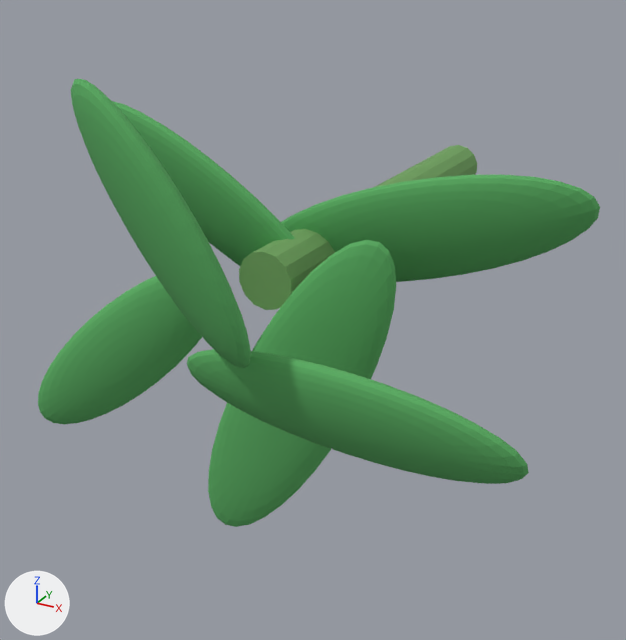
A saved change to the glTF model assets/visual/potato_haulm.glb.
The view is the same before and after, from a 50 mm camera at (0.251, -0.718, 0.181) aimed at (-0.004, -0.254, -0.051). The lights are fixed; the arrows at lower left show +X, +Y and +Z. The first picture is the older version. Where no turn or scale is listed for an object, it has been applied to the vertices.

Names of what the first picture shows: 'potato_haulm_main_stem', 'potato_leaf_0', 'potato_leaf_1', 'potato_leaf_2', 'potato_leaf_3', 'potato_leaf_4', 'potato_leaf_5'.
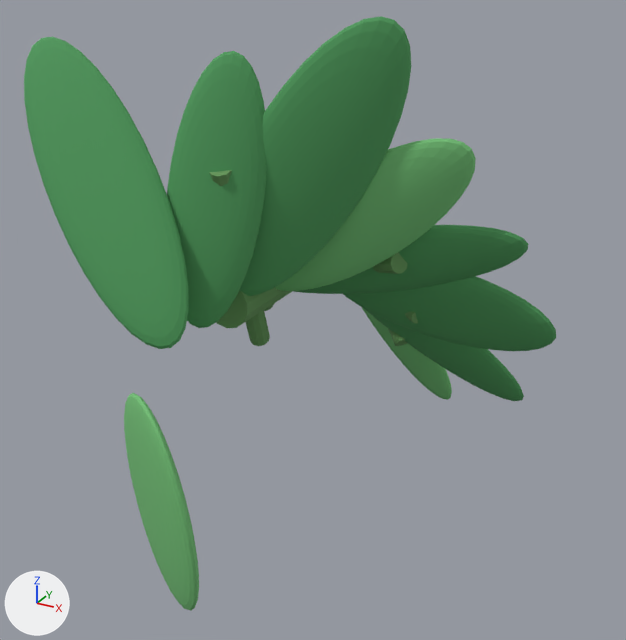
Changed parts and their boxes (x1, y1, x2, y2) in the pictures (626 x 640 px):
'leaf_7', added (green): after (24, 37, 189, 349)
'leaf_5', added (green): after (239, 16, 411, 296)
'potato_leaf_4', moved, turned, rescaled: before (38, 276, 202, 424); after (275, 139, 476, 291)
'potato_leaf_3', deleted (green): before (187, 349, 529, 484)
'potato_leaf_0', deleted (green): before (281, 175, 600, 282)
'potato_leaf_2', deleted (green): before (208, 240, 396, 527)
'leaf_6', added (green): after (167, 51, 266, 328)
'potato_leaf_1', moved, turned, rescaled: before (112, 101, 295, 266); after (343, 276, 556, 351)
'potato_leaf_5', deleted (green): before (71, 79, 251, 368)
'leaf_8', added (green): after (124, 393, 199, 610)
'leaf_3', added (green): after (294, 225, 528, 294)
'potato_haulm_main_stem', deleted (green): before (239, 145, 477, 310)
'leaf_1', added (green): after (365, 309, 524, 401)
'leaf_0', added (green): after (362, 307, 452, 400)
'main_stem', added (green): after (216, 288, 292, 328)
'branch_4', added: after (209, 170, 270, 346)
'branch_2', added (green): after (373, 252, 408, 274)
'branch_0', added: after (388, 329, 407, 346)
'branch_1', added (mostly hidden): after (405, 312, 418, 323)
'branch_3', added (mostly hidden): after (264, 303, 275, 311)

The change, as a diff of the scene's bpy script:
```diff
--- a/assets/visual/potato_haulm.glb.py
+++ b/assets/visual/potato_haulm.glb.py
@@ ob_potato_haulm_main_stem @@
-ob_potato_haulm_main_stem = bpy.data.objects.new('potato_haulm_main_stem', me_cylinder)
@@ ob_potato_leaf_0 @@
-ob_potato_leaf_0 = bpy.data.objects.new('potato_leaf_0', me_sphere)
@@ ob_potato_leaf_1 @@
 ob_potato_leaf_1 = bpy.data.objects.new('potato_leaf_1', me_sphere_001)
-ob_potato_leaf_1.location = (-0.055, -0.29, 0.03)
-ob_potato_leaf_1.rotation_euler = (0.463, 0.641, 0.188)  # degrees (27, 37, 11)
-ob_potato_leaf_1.scale = (0.095, 0.01, 0.032)
+ob_potato_leaf_1.location = (0.088, -0.272, -0.0133)
+ob_potato_leaf_1.rotation_euler = (0.468, 0.149, 0.121)  # degrees (27, 8.5, 6.9)
+ob_potato_leaf_1.scale = (0.07, 0.007, 0.032)
@@ ob_potato_leaf_2 @@
-ob_potato_leaf_2 = bpy.data.objects.new('potato_leaf_2', me_sphere_002)
@@ ob_potato_leaf_3 @@
-ob_potato_leaf_3 = bpy.data.objects.new('potato_leaf_3', me_sphere_003)
@@ ob_potato_leaf_4 @@
 ob_potato_leaf_4 = bpy.data.objects.new('potato_leaf_4', me_sphere_004)
-ob_potato_leaf_4.location = (-0.075, -0.36, -0.045)
-ob_potato_leaf_4.rotation_euler = (0.212, -0.74, 0.204)  # degrees (12, -42, 12)
-ob_potato_leaf_4.scale = (0.085, 0.01, 0.028)
+ob_potato_leaf_4.location = (0.0613, -0.324, 0.0466)
+ob_potato_leaf_4.rotation_euler = (0.359, -0.645, 0.15)  # degrees (21, -37, 8.6)
+ob_potato_leaf_4.scale = (0.07, 0.007, 0.028)
@@ ob_potato_leaf_5 @@
-ob_potato_leaf_5 = bpy.data.objects.new('potato_leaf_5', me_sphere_005)
@@ ob_leaf_8 @@
+ob_leaf_8 = bpy.data.objects.new('leaf_8', me_sphere_008)  # 482 vertices, 960 faces; spans x -0.0289..0.0289, y -0.0173..0.0173, z -0.0695..0.0695; in mat_kartoffel_blatt_hell (green #76c479)
+ob_leaf_8.location = (0.0019, -0.428, -0.089)
@@ ob_leaf_7 @@
+ob_leaf_7 = bpy.data.objects.new('leaf_7', me_sphere_007)  # 482 vertices, 960 faces; spans x -0.0463..0.0463, y -0.0181..0.0181, z -0.071..0.071; in mat_kartoffel_blatt (green #509e5d)
+ob_leaf_7.location = (-0.0389, -0.402, 0.0665)
@@ ob_leaf_6 @@
+ob_leaf_6 = bpy.data.objects.new('leaf_6', me_sphere_006)  # 482 vertices, 960 faces; spans x -0.0231..0.0231, y -0.0147..0.0147, z -0.069..0.069; in mat_kartoffel_blatt (green #509e5d)
+ob_leaf_6.location = (0.0078, -0.376, 0.0645)
@@ ob_leaf_5 @@
+ob_leaf_5 = bpy.data.objects.new('leaf_5', me_sphere_005_1)  # 482 vertices, 960 faces; spans x -0.0465..0.0465, y -0.0197..0.0197, z -0.0723..0.0723; in mat_kartoffel_blatt (green #509e5d)
+ob_leaf_5.location = (0.0443, -0.35, 0.0772)
@@ ob_leaf_3 @@
+ob_leaf_3 = bpy.data.objects.new('leaf_3', me_sphere_003_1)  # 482 vertices, 960 faces; spans x -0.079..0.079, y -0.017..0.017, z -0.029..0.029; in mat_kartoffel_blatt (green #509e5d)
+ob_leaf_3.location = (0.063, -0.298, 0.0161)
@@ ob_leaf_1 @@
+ob_leaf_1 = bpy.data.objects.new('leaf_1', me_sphere_001_1)  # 482 vertices, 960 faces; spans x -0.0708..0.0708, y -0.0181..0.0181, z -0.0469..0.0469; in mat_kartoffel_blatt (green #509e5d)
+ob_leaf_1.location = (0.0656, -0.246, -0.0402)
@@ ob_leaf_0 @@
+ob_leaf_0 = bpy.data.objects.new('leaf_0', me_sphere_1)  # 482 vertices, 960 faces; spans x -0.0444..0.0444, y -0.0147..0.0147, z -0.0577..0.0577; in mat_kartoffel_blatt_hell (green #76c479)
+ob_leaf_0.location = (0.0378, -0.22, -0.0529)
@@ ob_branch_4 @@
+ob_branch_4 = bpy.data.objects.new('branch_4', me_cylinder_005)  # 20 vertices, 36 faces; spans x -0.0138..0.0138, y -0.0332..0.0332, z -0.0608..0.0608; in mat_kartoffel_staengel (green #659759)
+ob_branch_4.location = (0.0049, -0.35, 0.022)
@@ ob_branch_3 @@
+ob_branch_3 = bpy.data.objects.new('branch_3', me_cylinder_004)  # 20 vertices, 36 faces; spans x -0.0419..0.0419, y -0.0332..0.0332, z -0.0498..0.0498; in mat_kartoffel_staengel (green #659759)
+ob_branch_3.location = (0.0157, -0.315, 0.0161)
@@ ob_branch_2 @@
+ob_branch_2 = bpy.data.objects.new('branch_2', me_cylinder_003)  # 20 vertices, 36 faces; spans x -0.0593..0.0593, y -0.0332..0.0332, z -0.0222..0.0222; in mat_kartoffel_staengel (green #659759)
+ob_branch_2.location = (0.0221, -0.28, 0.0045)
@@ ob_branch_1 @@
+ob_branch_1 = bpy.data.objects.new('branch_1', me_cylinder_002)  # 20 vertices, 36 faces; spans x -0.0596..0.0596, y -0.0332..0.0332, z -0.0211..0.0211; in mat_kartoffel_staengel (green #659759)
+ob_branch_1.location = (0.0211, -0.245, -0.0077)
@@ ob_branch_0 @@
+ob_branch_0 = bpy.data.objects.new('branch_0', me_cylinder_001)  # 20 vertices, 36 faces; spans x -0.045..0.045, y -0.0332..0.0332, z -0.047..0.047; in mat_kartoffel_staengel (green #659759)
+ob_branch_0.location = (0.014, -0.21, -0.0176)
@@ ob_main_stem @@
+ob_main_stem = bpy.data.objects.new('main_stem', me_cylinder_1)  # 28 vertices, 52 faces; spans x -0.014..0.014, y -0.18..0.18, z -0.014..0.014; in mat_kartoffel_staengel (green #659759)
+ob_main_stem.location = (0.0, -0.18, 0.0)
```
